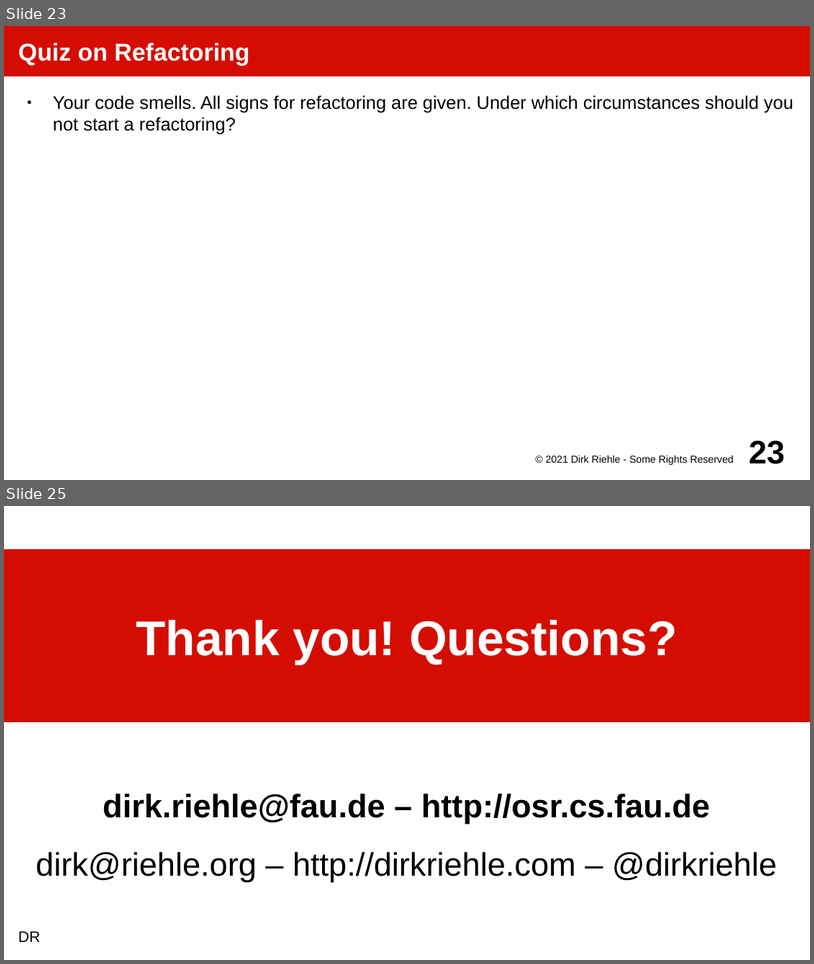
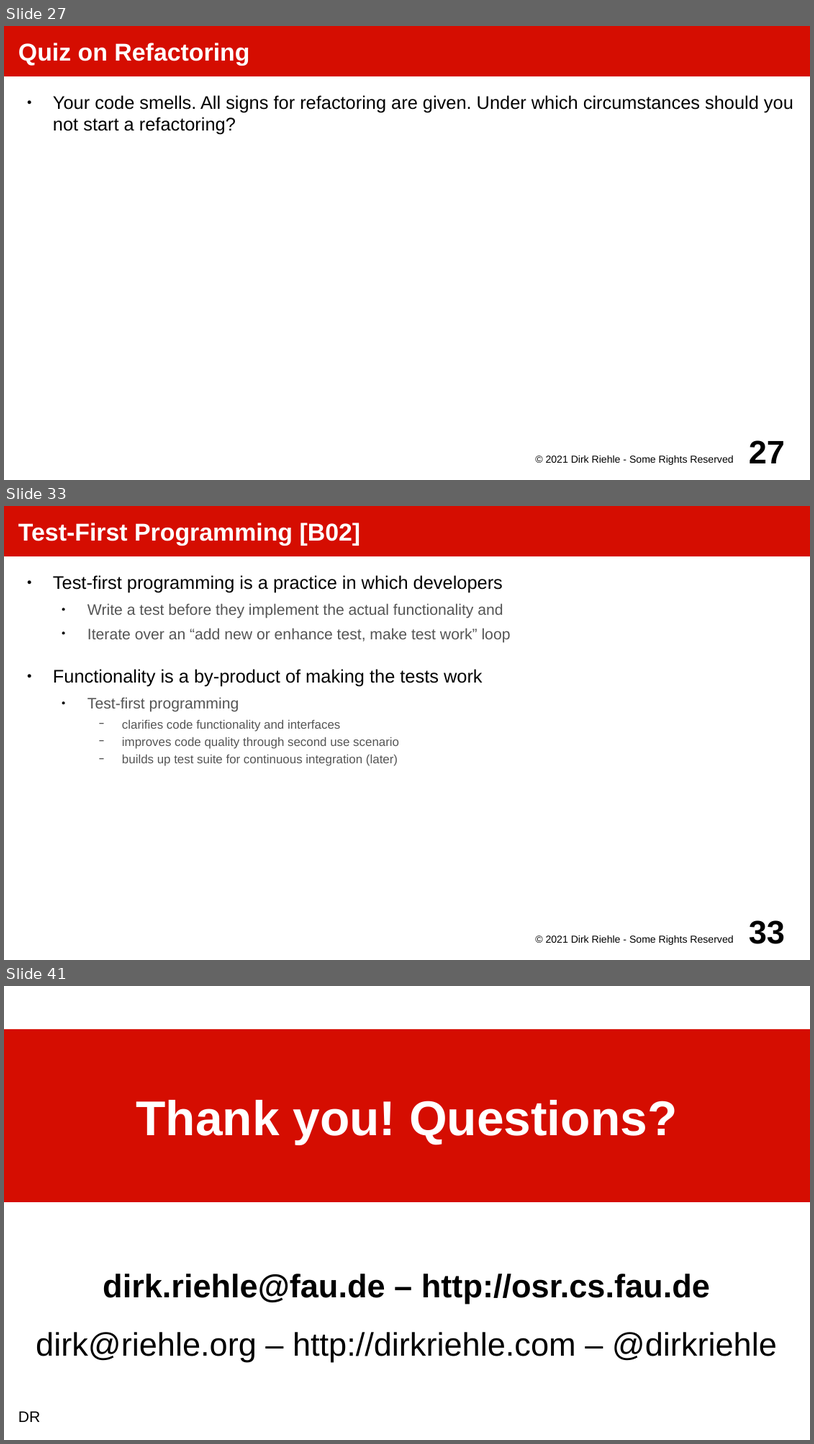
Before and after one commit to dirkriehle/amos-course, a slide deck: Lecture slides/AMOS E02 - Programming Practices.odp. Shown one above the other, each under a label of ours: slides 23 and 25 before the commit, slides 27, 33 and 41 after it; the slides between them are not shown. The pictures are 814x964 and 814x1444 pixels, drawn with LibreOffice and Linux fonts; fonts in the diff are those of the drawing. Boxes give left, top, right and bottom in pixels: in the first picture for what was removed or moved away, otherwise in the second. Text is boxed around its words. In the diff, an @@ line names an element or a change of style, - is before the commit and + after.

```diff
--- a/Lecture slides/AMOS E02 - Programming Practices.odp
+++ b/Lecture slides/AMOS E02 - Programming Practices.odp
@@ slide 33 added at bbox=[4, 506, 810, 960], background #FFFFFF @@
@@ title added at bbox=[4, 506, 810, 556], fill #D50D01, 24 pt, text #FFFFFF, bold @@
+Test-First Programming [B02]
@@ text added at bbox=[53, 575, 511, 766], 12 pt, text #555555 @@
+● Test-first programming is a practice in which developers
+  ● Write a test before they implement the actual functionality and
+  ● Iterate over an “add new or enhance test, make test work” loop
+● Functionality is a by-product of making the tests work
+  ● Test-first programming
+    − clarifies code functionality and interfaces
+    − improves code quality through second use scenario
+    − builds up test suite for continuous integration (later)
@@ text added at bbox=[546, 934, 733, 944], 10 pt, text #000000 @@
+© 2021 Dirk Riehle - Some Rights Reserved
@@ page number added at bbox=[749, 920, 785, 944], 32 pt, text #000000, bold @@
+33
@@ what was slide 23 is now slide 27 @@
@@ page number at bbox=[749, 440, 785, 463]: text changed @@
-23
+27
@@ what was slide 25 is now slide 41 @@
```
Also in this commit, not shown: 4 slides changed, 15 other slides added, 8 other files.
